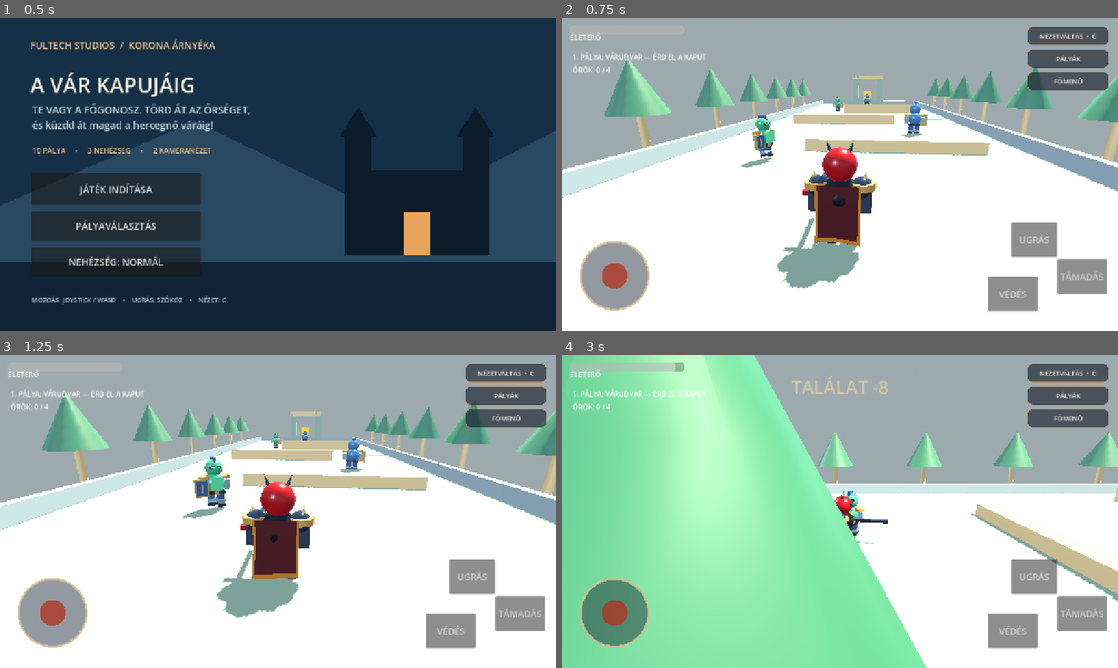
Above: before the commit, frames 1-4 (two rows, left to right).
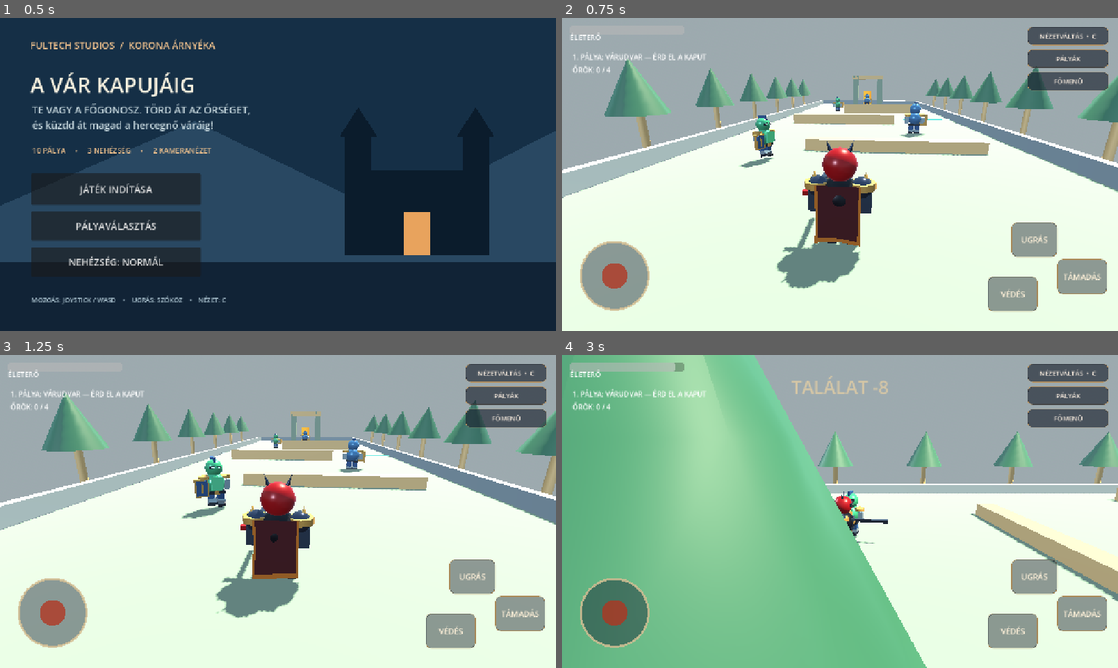
Above: after the commit, the same moments.

Repository: fuloplevente1998/reverse-supermario
Game: Godot game, scene res://scenes/title.tscn
The game is run twice, just before and just after one commit, with the same random seed, the same clock (stepped at 60 frames per second) and the same inputs.
Inputs (mouse positions are in pixels of both pictures, inside the frame that each line leads up to):
- Up to frame 1 (0.5 s): no input
- Up to frame 2 (0.75 s): click "JÁTÉK INDÍTÁSA" at 0.5 s
- Up to frame 3 (1.25 s): no input
- Up to frame 4 (3 s): tap Enter at 1.25 s; drag from (612, 611) to (895, 442) at 1.27 s; drag from (728, 527) to (812, 574) at 2.02 s; move the mouse to (895, 442) at 2.77 s; hold D (move_right) from 2.78 s (still down); tap C at 2.85 s

Frame 1 is identical in both runs. In frame 2, 20% of the frame differs, in the area x 0-100%, y 13-100%; in frame 3, 20%; in frame 4, 56%, in the area x 0-100%, y 0-100%.

Commit message:
art: prevent mobile lighting washout and style action buttons

Diff:
--- a/scripts/game.gd
+++ b/scripts/game.gd
@@ -194,9 +194,18 @@
         $UI/Controls/Actions/Block
     ]
     for button: Button in buttons:
-        button.add_theme_font_size_override("font_size", 21)
-        button.modulate = Color(1, 1, 1, 0.82)
+        button.add_theme_font_size_override("font_size", 18)
+        button.add_theme_color_override("font_color", Color("#fff1d9"))
         button.focus_mode = Control.FOCUS_NONE
+        var backdrop := StyleBoxFlat.new()
+        backdrop.bg_color = Color(0.12, 0.15, 0.19, 0.47)
+        backdrop.border_color = Color(0.67, 0.52, 0.31, 0.65)
+        backdrop.set_border_width_all(1)
+        backdrop.set_corner_radius_all(12)
+        button.add_theme_stylebox_override("normal", backdrop)
+        var down := backdrop.duplicate() as StyleBoxFlat
+        down.bg_color = Color(0.31, 0.23, 0.15, 0.70)
+        button.add_theme_stylebox_override("pressed", down)
 
     $UI/Controls/Actions/Jump.text = "UGRÁS"
     $UI/Controls/Actions/Attack.text = "TÁMADÁS"
@@ -458,7 +467,7 @@
     env.ambient_light_source = Environment.AMBIENT_SOURCE_COLOR
     # Cool indirect fill keeps graphite armor legible from behind.
     env.ambient_light_color = Color(0.85, 0.88, 0.93)
-    env.ambient_light_energy = 0.68
+    env.ambient_light_energy = 0.38
     env.tonemap_mode = Environment.TONE_MAPPER_FILMIC
     env.glow_enabled = false # Mobile: use emissive materials without post-process bloom.
     env.fog_enabled = true
@@ -468,7 +477,7 @@
     env.fog_height = 0.0
     $WorldEnvironment.environment = env
     $Sun.light_color = Color(1.0, 0.88, 0.73)
-    $Sun.light_energy = 1.10
+    $Sun.light_energy = 0.86
     if stage_number == 1:
         # Cheap shadow-free camera-side fill: the dark playable silhouette
         # is not allowed to disappear against high-value courtyard stones.
@@ -476,7 +485,7 @@
         front_fill.name = "CharacterFill"
         front_fill.rotation_degrees = Vector3(-25, 150, 0)
         front_fill.light_color = Color(0.81, 0.88, 1.0)
-        front_fill.light_energy = 0.50
+        front_fill.light_energy = 0.38
         front_fill.shadow_enabled = false
         add_child(front_fill)
 
